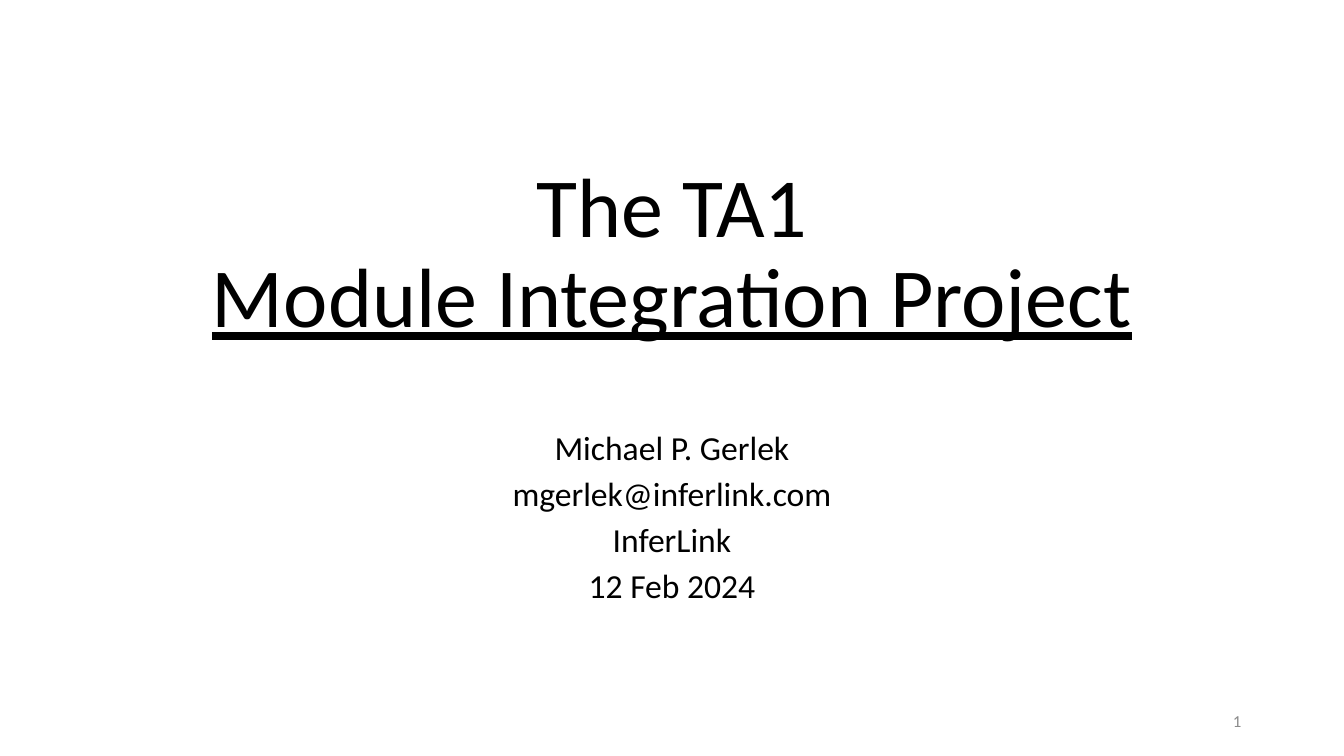
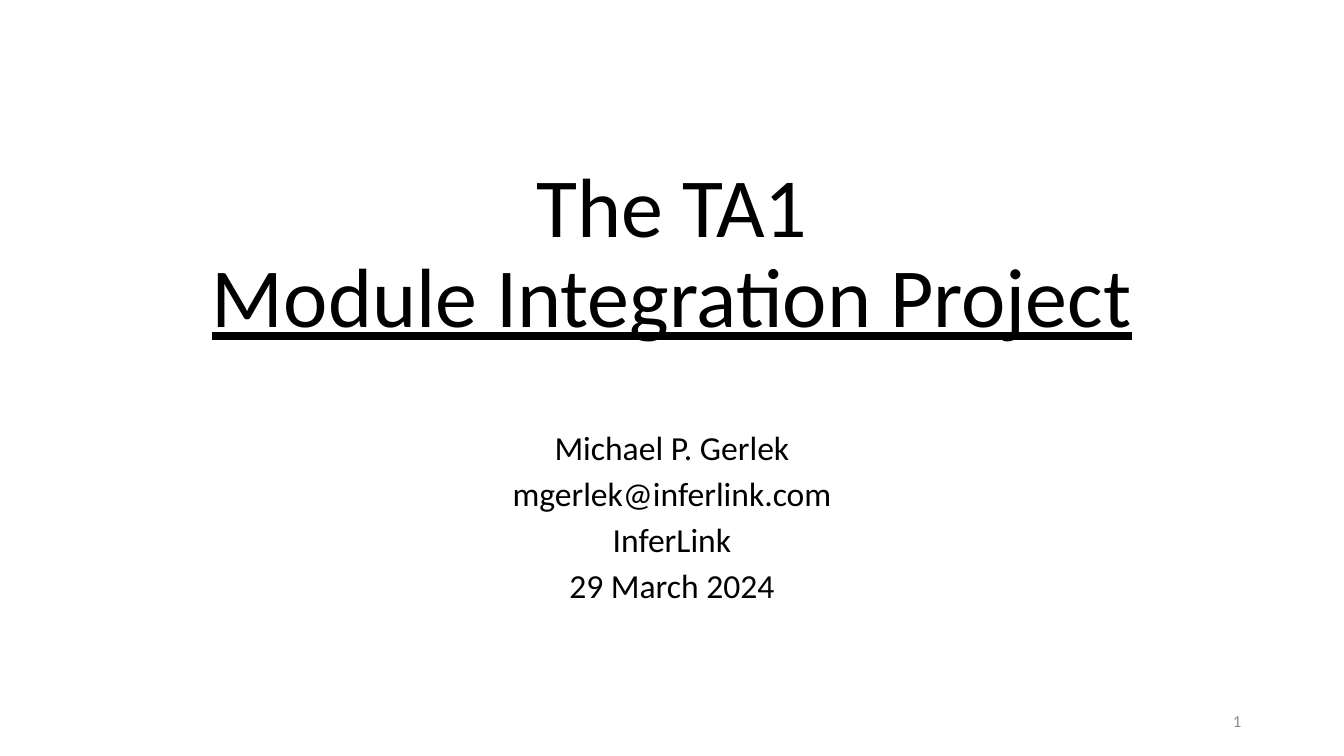
Before and after one commit to DARPA-CRITICALMAAS/ta1_integration, a slide deck: slide 1 of docs/overview.pptx. Drawn at 1344x756 pixels with LibreOffice and Linux fonts; fonts in the diff are those of the drawing. Boxes give left, top, right and bottom in pixels: in the first picture for what was removed or moved away, otherwise in the second. Text is boxed around its words. In the diff, an @@ line names an element or a change of style, - is before the commit and + after.

```diff
--- a/docs/overview.pptx
+++ b/docs/overview.pptx
@@ subtitle at (569, 574, 774, 599): text changed @@
-12 Feb 2024
+29 March 2024
```
Also in this commit, not shown: 8 other slides changed, 1 slide added, 4 slides removed, 16 other files.
